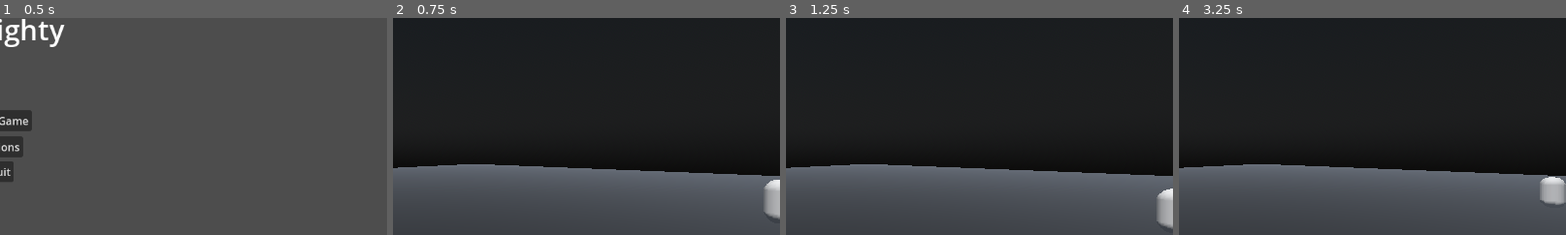
Above: before the commit, frames 1-4 (left to right).
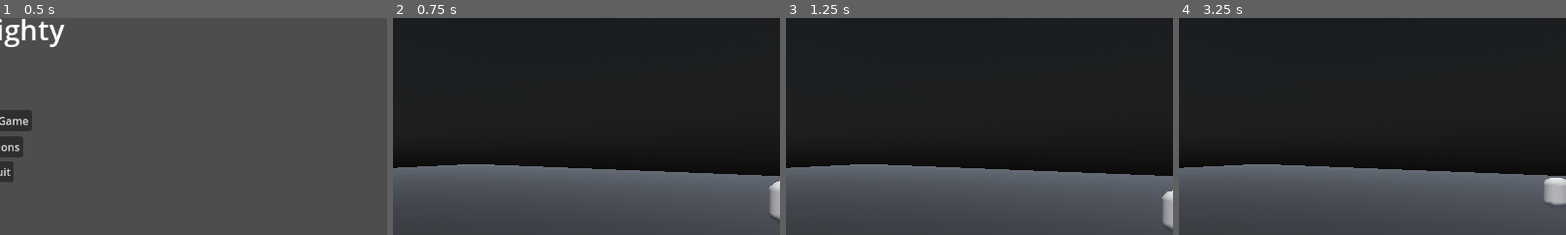
Above: after the commit, the same moments.

Repository: MikaelVV/Allmighty
Game: Godot game, scene res://Scenes/MainMenu.tscn
The game is run twice, just before and just after one commit, with the same random seed, the same clock (stepped at 60 frames per second) and the same inputs.
Inputs (mouse positions are % of the whole screen's width and height, from its top left):
- Up to frame 1 (0.5 s): no input
- Up to frame 2 (0.75 s): click "Start Game" at 0.5 s
- Up to frame 3 (1.25 s): no input
- Up to frame 4 (3.25 s): tap Enter (ui_accept) at 1.25, 1.52, 2.27, 2.75 s; move the mouse to (55, 50) at 1.27 s; hold W (move_forward) from 1.28 s (still down); move the mouse to (45, 50) at 2.02 s; move the mouse to (52, 48) at 2.77 s
The pictures show only the part of the screen within x 50-100%, y 19-69%; the shares and areas given below are measured in that part.

Frame 1 is identical in both runs. In frame 2, 0.3% of the frame differs, in the area x 95-100%, y 74-93%; in frame 3, 0.3%, in the area x 95-100%, y 78-97%; in frame 4, 0.3%.

Commit message:
tree coloring?

Diff:
--- a/Scenes/main.tscn
+++ b/Scenes/main.tscn
@@ -317,6 +317,7 @@
 transform = Transform3D(-4.37114e-08, 0, 6.97289, 0, 1.72355, 0, -1, 0, -3.04795e-07, -6.6076, 2.15543, -35.5956)
 
 [node name="Player" parent="." groups=["player"] instance=ExtResource("1_b2jon")]
+transform = Transform3D(1, 0, 0, 0, 1, 0, 0, 0, 1, 0.132866, 2.07259, 0.178635)
 
 [node name="MeshInstance3D" parent="Player" index="1"]
 mesh = SubResource("CapsuleMesh_qnrhd")
Not shown, changed: Props/Tree01.glb.import
